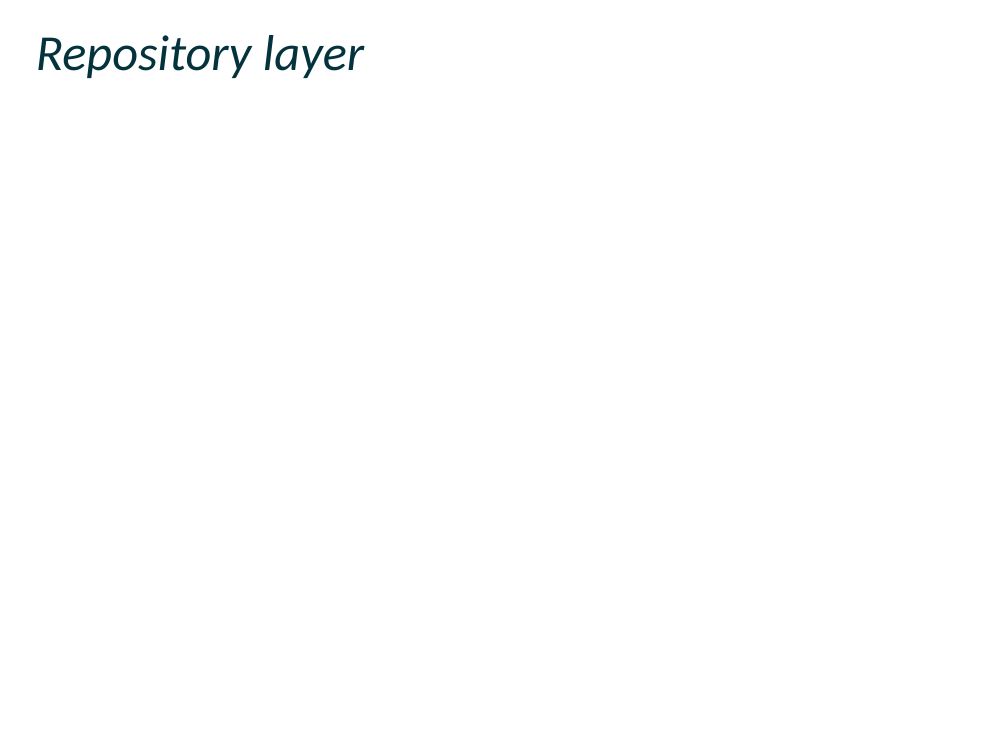
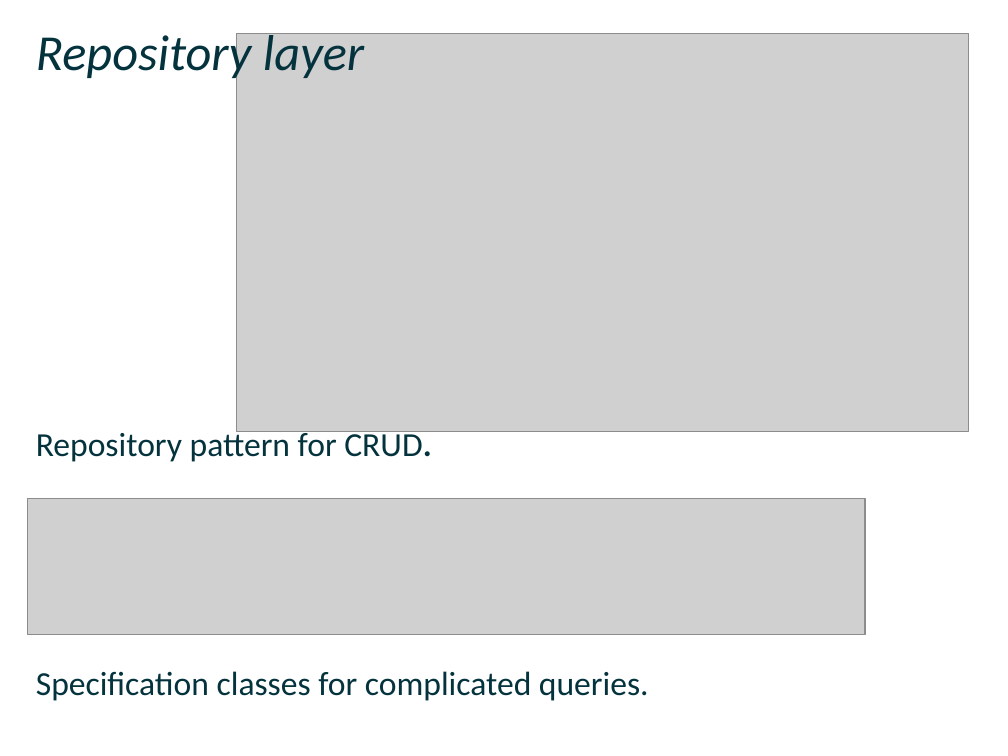
Before and after one commit to DmitriyLy/travel_portal, a slide deck: slide 11 of docs/Travel Portal.pptx. Drawn at 1008x756 pixels with LibreOffice and Linux fonts; fonts in the diff are those of the drawing; grey boxes stand for pictures. Boxes give left, top, right and bottom in pixels: in the first picture for what was removed or moved away, otherwise in the second. Text is boxed around its words. In the diff, an @@ line names an element or a change of style, - is before the commit and + after.

Commit message:
presentation 2

```diff
--- a/docs/Travel Portal.pptx
+++ b/docs/Travel Portal.pptx
@@ picture added at (236, 33, 969, 431) @@
@@ text added at (36, 428, 431, 462), 24 pt, text #04333E @@
+Repository pattern for CRUD.
@@ picture added at (27, 498, 865, 635) @@
@@ text added at (36, 671, 649, 701), 24 pt, text #04333E @@
+Specification classes for complicated queries.
```
Also in this commit, not shown: 7 other slides changed, 17 slides added, 15 slides removed.
